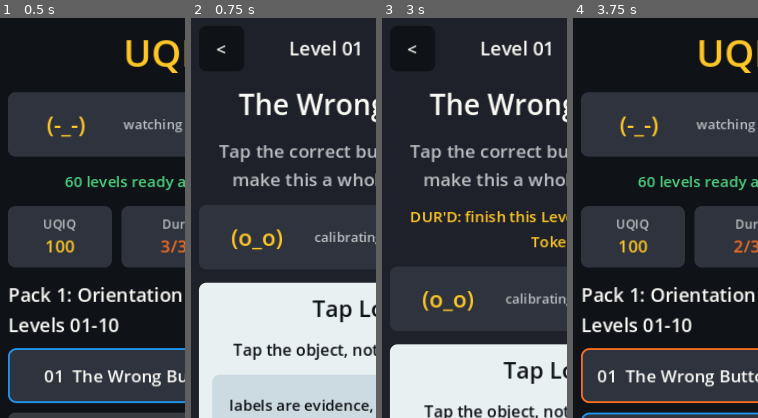
Above: before the commit, frames 1-4 (left to right).
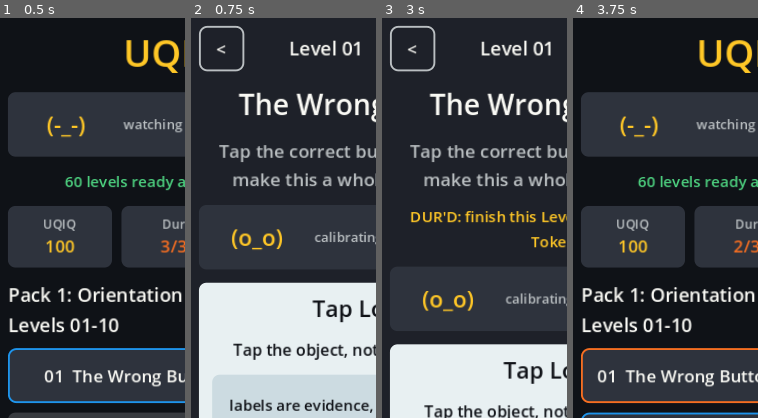
Above: after the commit, the same moments.

Repository: scwlkr/UQIQ
Game: Godot game, scene res://scenes/Main.tscn
Same seed, same stepped clock (60 frames per second), same inputs: the game is played once before the commit and once after it.
Inputs:
- Up to frame 1 (0.5 s): no input
- Up to frame 2 (0.75 s): click "01 The Wrong Button" at 0.5 s
- Up to frame 3 (3 s): click "<" at 1.25 s; click "DUR" at 2 s; click "01 The Wrong Button | DUR'D -…" at 2.75 s
- Up to frame 4 (3.75 s): click "<" at 3.5 s
The pictures show only the part of the screen within x 3-53%, y 2-52%; the shares and areas given below are measured in that part.

Frame 1 is identical in both runs. In frame 2, 0.5% of the frame differs, in the area x 4-30%, y 2-14%; in frame 3, 0.5%; in frame 4, nothing differs.

Commit message:
Frame play back control

Diff:
--- a/scripts/main.gd
+++ b/scripts/main.gd
@@ -429,6 +429,7 @@
 	root.add_child(top_bar)
 
 	var back_button := _make_button("<", COLOR_INK, Vector2(48, 48))
+	_apply_button_frame(back_button, COLOR_MUTED, COLOR_PANEL)
 	back_button.pressed.connect(Callable(self, "_show_level_list"))
 	top_bar.add_child(back_button)
 
Binary file changed: docs/app-store/screenshots/02_level_01_play.png
Binary file changed: docs/app-store/screenshots/03_pattern_grid.png
Binary file changed: docs/app-store/screenshots/04_memory_flash.png
Binary file changed: docs/app-store/screenshots/05_physics_draw.png
Binary file changed: docs/app-store/screenshots/07_drag_logic.png
Binary file changed: docs/app-store/screenshots/08_text_trap.png
Not shown, changed: docs/RELEASE_STATUS.md
